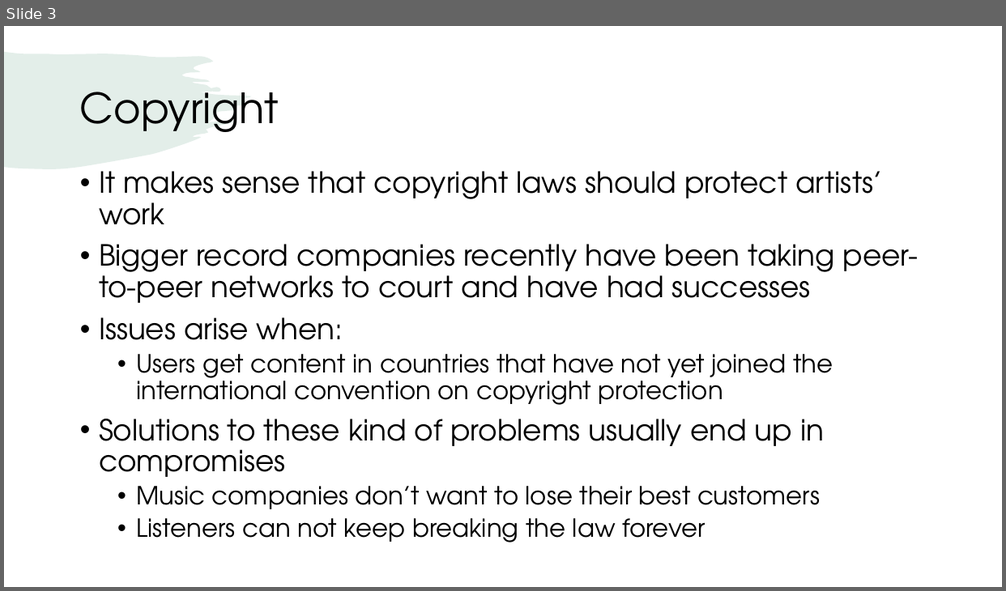
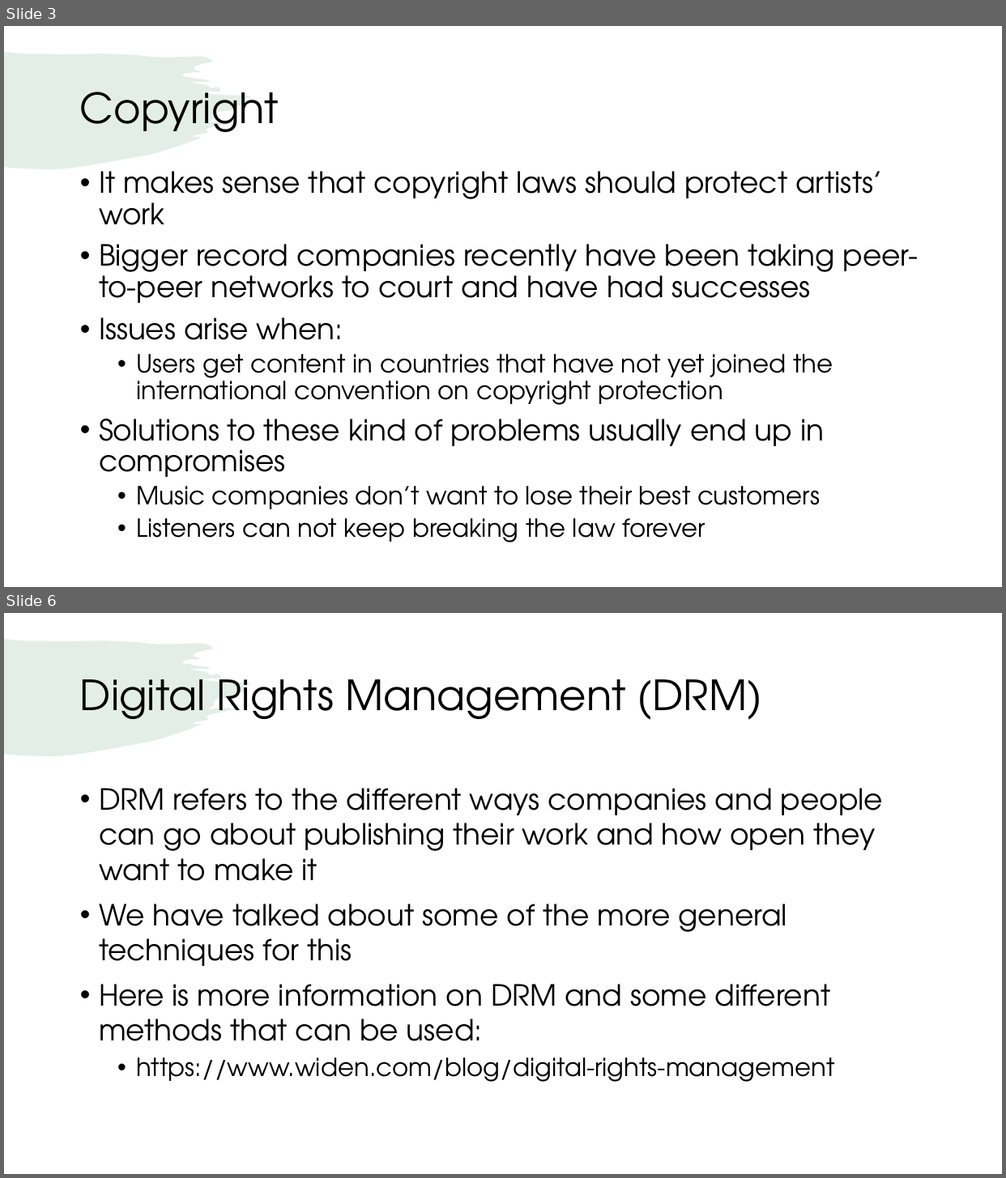
Before and after one commit to jackambery/All-Dual-Enrollment-Work, a slide deck: Student Presentations/CopyrightPresentation.pptx. Shown one above the other, each under a label of ours: slide 3 before the commit, slides 3 and 6 after it; the slides between them are not shown. The pictures are 1006x591 and 1006x1178 pixels, drawn with LibreOffice and Linux fonts; fonts in the diff are those of the drawing. Boxes give left, top, right and bottom in pixels: in the first picture for what was removed or moved away, otherwise in the second. Text is boxed around its words. In the diff, an @@ line names an element or a change of style, - is before the commit and + after.

```diff
--- a/Student Presentations/CopyrightPresentation.pptx
+++ b/Student Presentations/CopyrightPresentation.pptx
@@ slide 6 added at box(4, 613, 1002, 1174), background #FFFFFF; not listed: 1 template element that a slide beside it also shows @@
@@ title added at box(80, 679, 762, 720), 40 pt, text #000000 @@
+Digital Rights Management (DRM)
@@ text added at box(99, 788, 883, 1082), 28 pt, text #000000 @@
+• DRM refers to the different ways companies and people can go about publishing their work and how open they want to make it
+• We have talked about some of the more general techniques for this
+• Here is more information on DRM and some different methods that can be used:
+  • https://www.widen.com/blog/digital-rights-management
```
Also in this commit, not shown: 1 slide changed, 4 other slides added.
